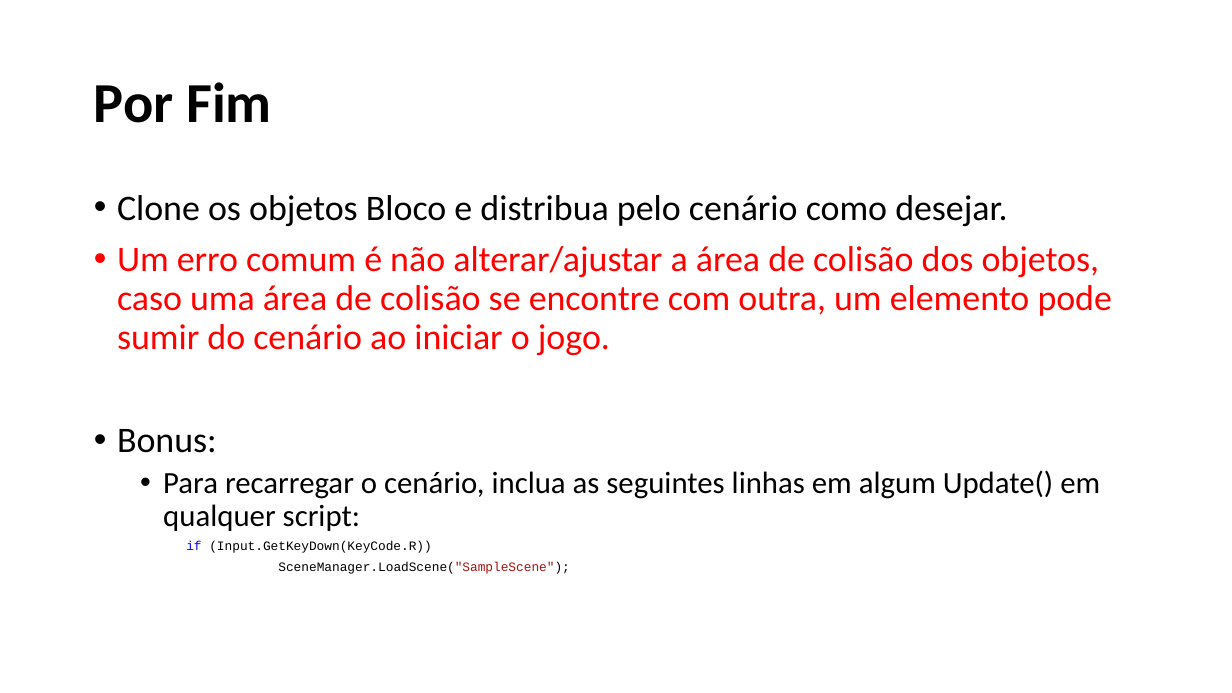
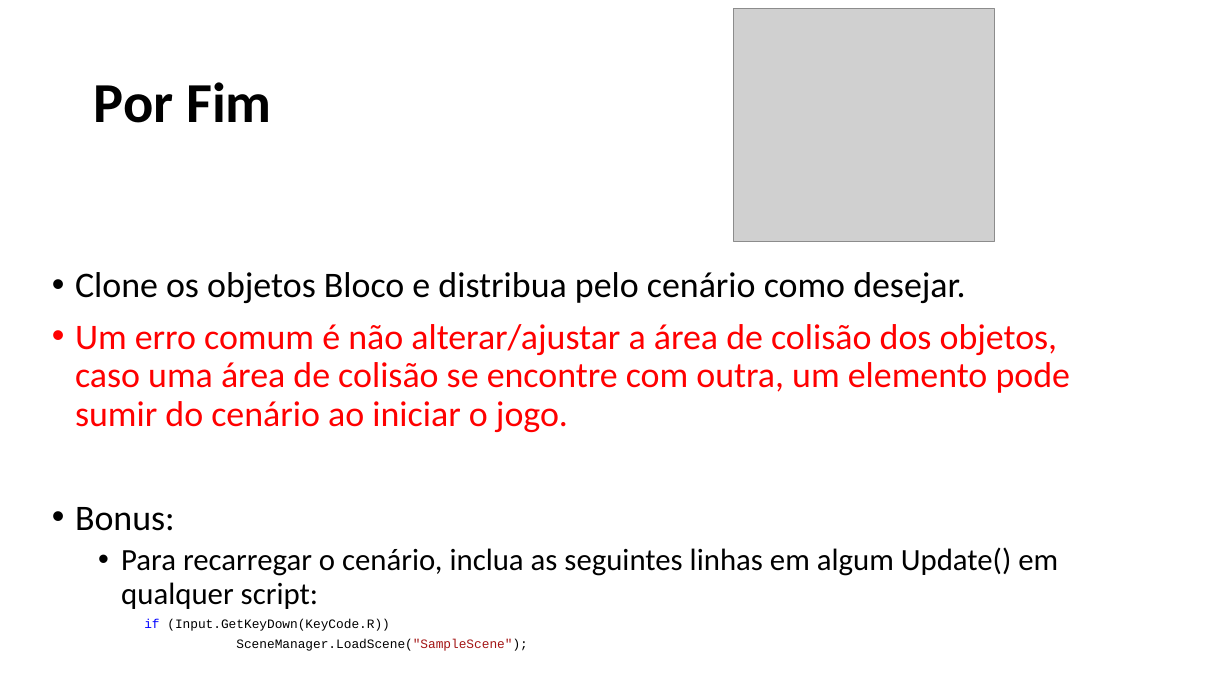
Before and after one commit to fmflavio/page, a slide deck: slide 22 of downloads/Arcanoid Generico.pptx (slide 21 before the commit). Drawn at 1232x693 pixels with LibreOffice and Linux fonts; fonts in the diff are those of the drawing; grey boxes stand for pictures. Boxes give left, top, right and bottom in pixels: in the first picture for what was removed or moved away, otherwise in the second. Text is boxed around its words. In the diff, an @@ line names an element or a change of style, - is before the commit and + after.

Commit message:
Atualizando apostilas de jogo 2D

```diff
--- a/downloads/Arcanoid Generico.pptx
+++ b/downloads/Arcanoid Generico.pptx
@@ picture added at box(734, 8, 994, 240) @@
@@ text "Clone os objetos Bloco e ...": place and size @@
-text "Clone os objetos Bloco e ..." at box(117, 195, 1112, 574)
+text "Clone os objetos Bloco e ..." at box(75, 272, 1070, 651)
```
Also in this commit, not shown: 9 other slides changed, 1 slide added, 2 other files.
